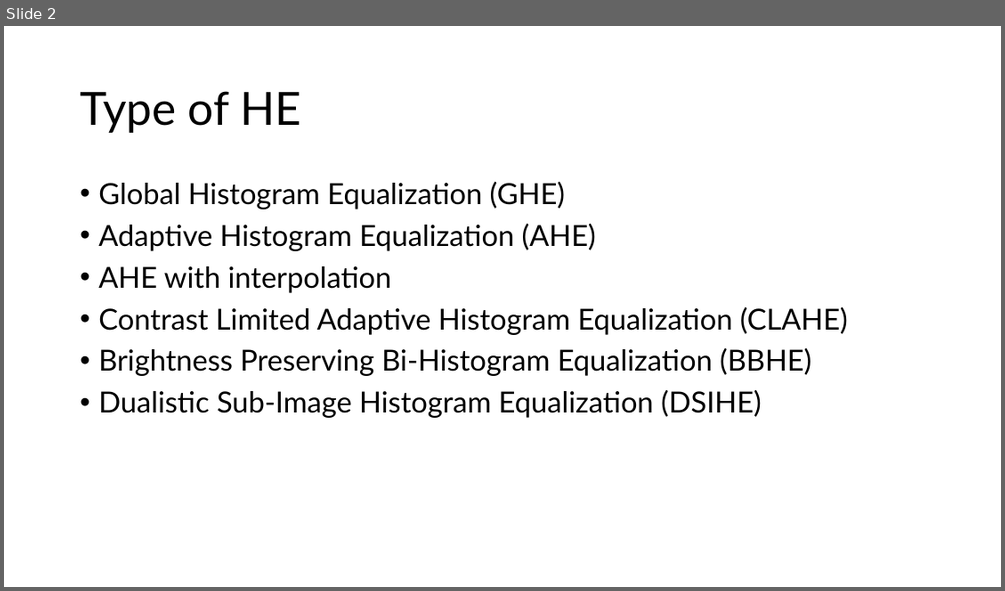
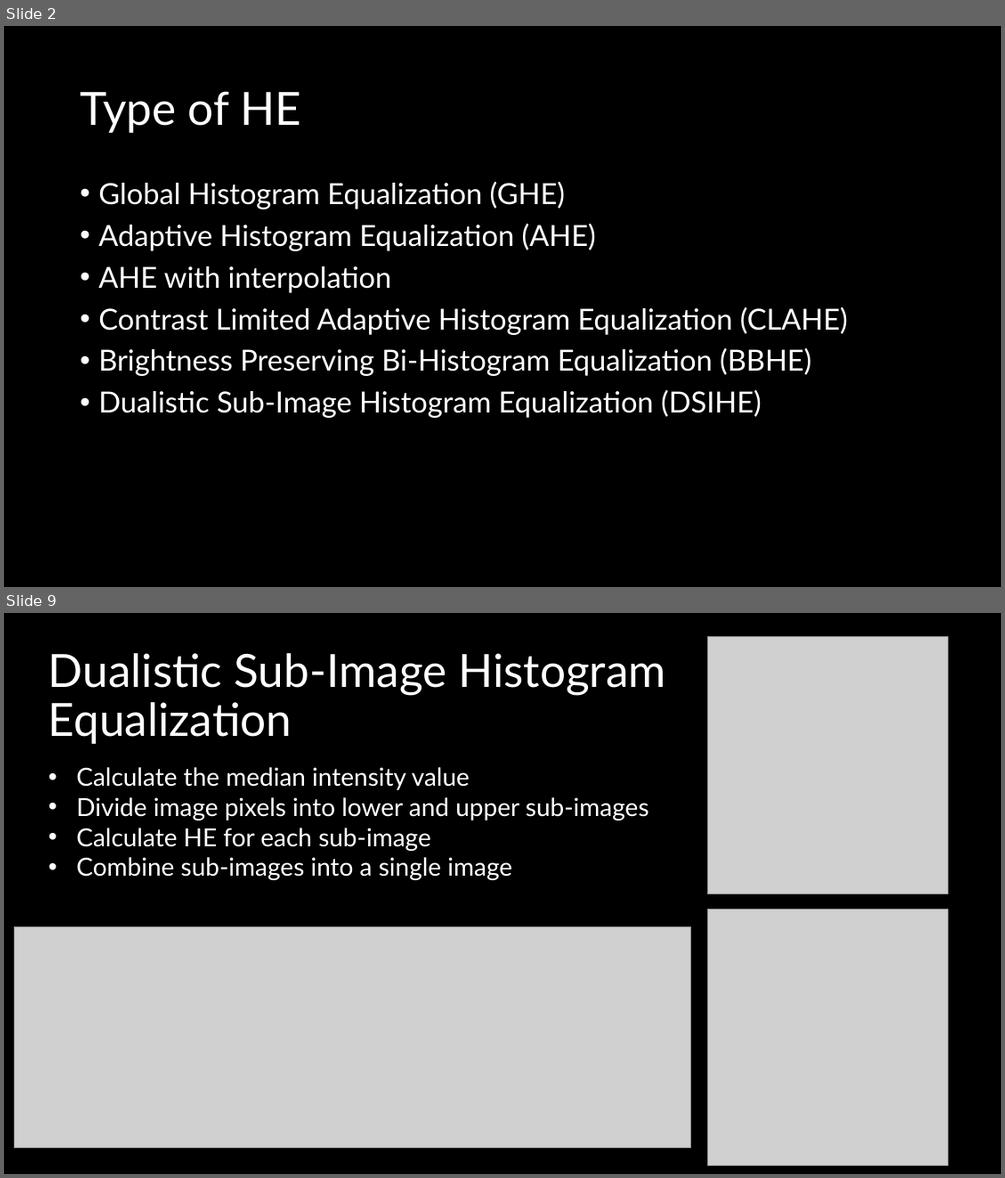
Before and after one commit to bsimonsen27/WSU-Fall26, a slide deck: ECE6220/project/Histogram Equalization.pptx. Shown one above the other, each under a label of ours: slide 2 before the commit, slides 2 and 9 after it; the slides between them are not shown. The pictures are 1005x591 and 1005x1178 pixels, drawn with LibreOffice and Linux fonts; fonts in the diff are those of the drawing; grey boxes stand for pictures. Boxes give left, top, right and bottom in pixels: in the first picture for what was removed or moved away, otherwise in the second. Text is boxed around its words. In the diff, an @@ line names an element or a change of style, - is before the commit and + after.

Commit message:
added to image processing presentation

```diff
--- a/ECE6220/project/Histogram Equalization.pptx
+++ b/ECE6220/project/Histogram Equalization.pptx
@@ slide 9 added at bbox=[4, 613, 1001, 1174], background #000000 @@
@@ picture added at bbox=[708, 637, 947, 893] @@
@@ title added at bbox=[48, 653, 666, 744], 44 pt, text #FFFFFF @@
+Dualistic Sub-Image Histogram Equalization
@@ text added at bbox=[76, 767, 649, 880], 24 pt, text #FFFFFF @@
+• Calculate the median intensity value
+• Divide image pixels into lower and upper sub-images
+• Calculate HE for each sub-image
+• Combine sub-images into a single image
@@ picture added at bbox=[15, 927, 690, 1149] @@
@@ picture added at bbox=[708, 909, 947, 1166] @@
@@ slide 2 changed as well @@
@@ background #FFFFFF to #000000 @@
@@ title "Type of HE" at bbox=[80, 91, 301, 133]: text colour #000000 to #FFFFFF @@
@@ text "Global Histogram Equalization (GHE)" at bbox=[98, 182, 848, 418]: text colour #000000 to #FFFFFF @@
```
Also in this commit, not shown: 1 other slide changed, 8 other slides added, 1 other file.
